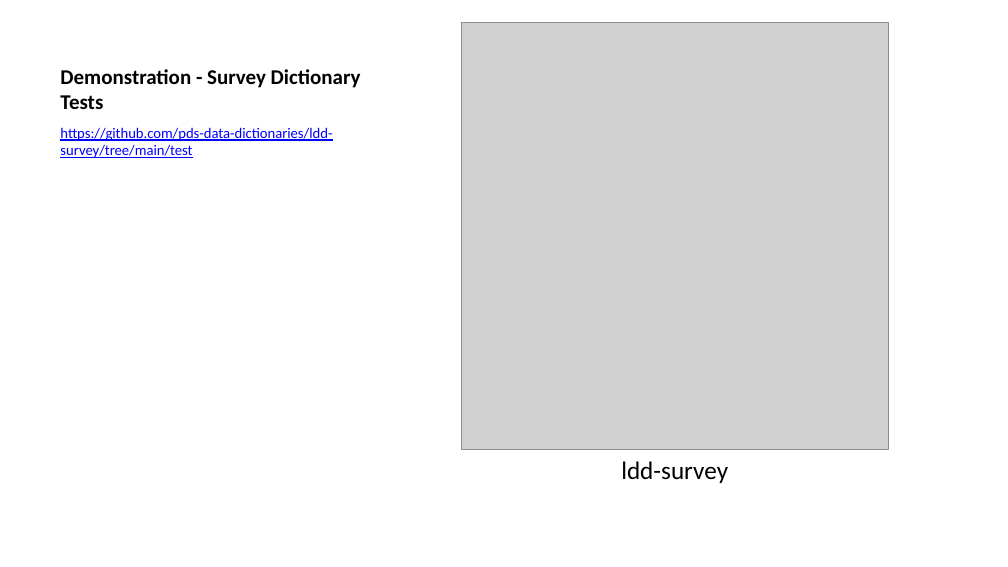
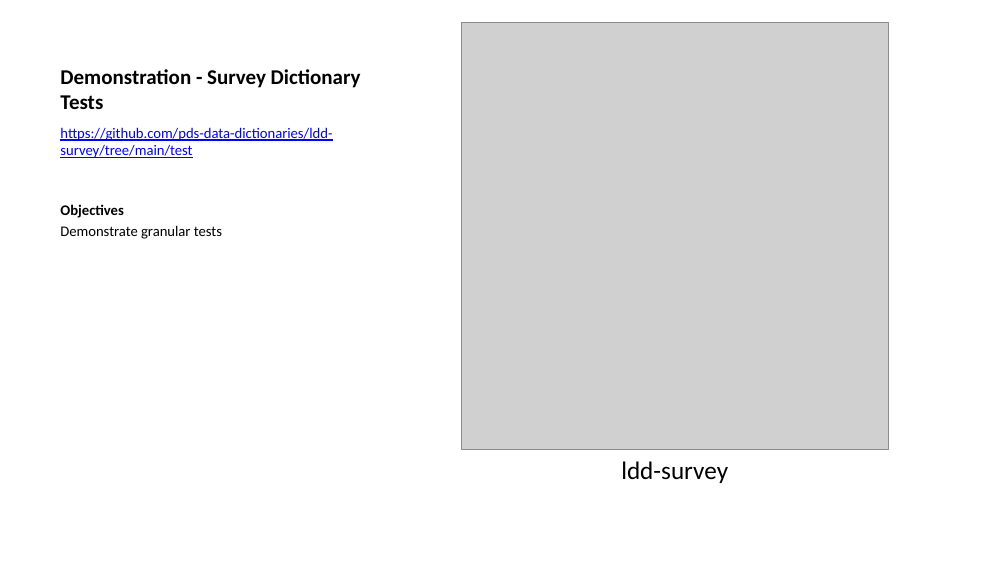
Before and after one commit to sbn-psi/dmsp, a slide deck: slide 15 of LDDTesting/stone-LDDTestingPrinciples.pptx. Drawn at 1008x567 pixels with LibreOffice and Linux fonts; fonts in the diff are those of the drawing; grey boxes stand for pictures. Boxes give left, top, right and bottom in pixels: in the first picture for what was removed or moved away, otherwise in the second. Text is boxed around its words. In the diff, an @@ line names an element or a change of style, - is before the commit and + after.

Commit message:
Added objectives for the tools

```diff
--- a/LDDTesting/stone-LDDTestingPrinciples.pptx
+++ b/LDDTesting/stone-LDDTestingPrinciples.pptx
@@ text at (x1=60, y1=204, x2=222, y2=239): paragraphs added @@
+Objectives
+Demonstrate granular tests
```
Also in this commit, not shown: 3 other slides changed, 2 slides removed, 1 other file.
